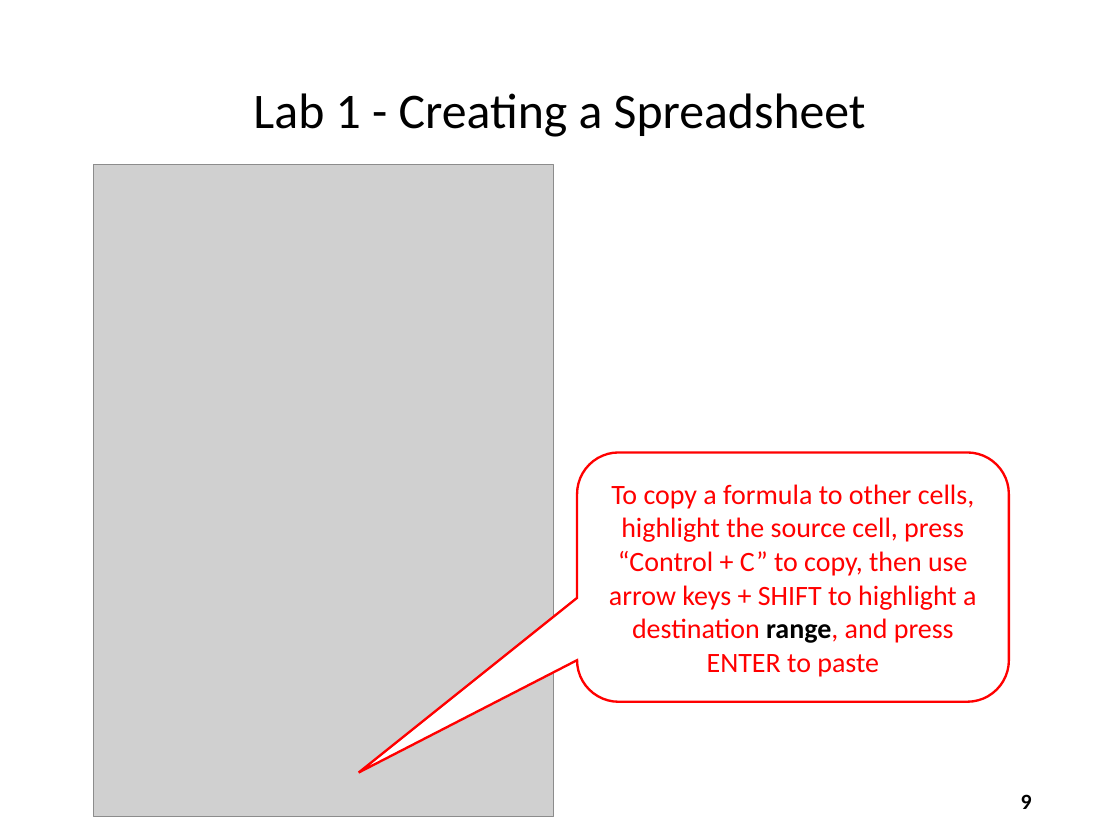
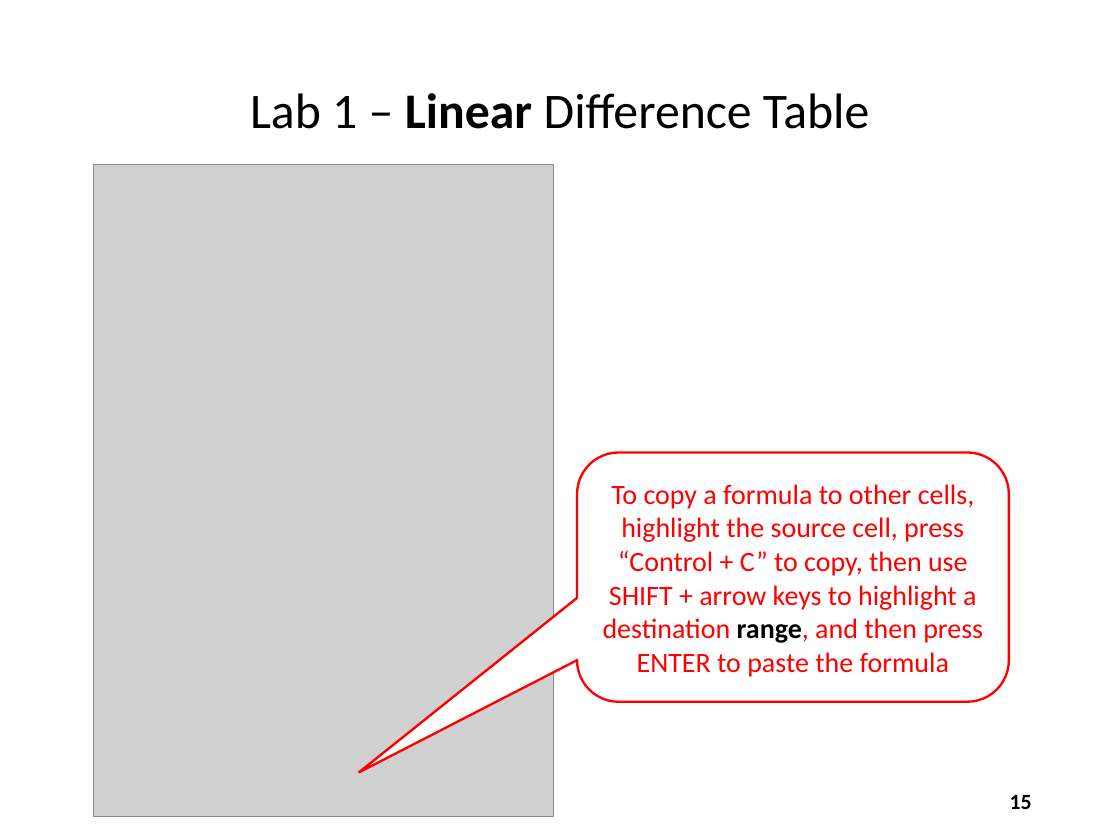
Before and after one commit to dbiersach/scicomp301-cpp-linux, a slide deck: slide 15 of session23/Session 23 - Difference Tables, Least Squares.pptx (slide 9 before the commit). Drawn at 1120x840 pixels with LibreOffice and Linux fonts; fonts in the diff are those of the drawing; grey boxes stand for pictures. Boxes give left, top, right and bottom in pixels: in the first picture for what was removed or moved away, otherwise in the second. Text is boxed around its words. In the diff, an @@ line names an element or a change of style, - is before the commit and + after.

```diff
--- a/session23/Session 23 - Difference Tables, Least Squares.pptx
+++ b/session23/Session 23 - Difference Tables, Least Squares.pptx
@@ title at [250, 93, 869, 129]: text changed @@
-Lab 1 - Creating a Spreadsheet
+Lab 1 – Linear Difference Table
@@ text in rounded speech box at [603, 484, 983, 677]: text changed @@
-To copy a formula to other cells, highlight the source cell, press “Control + C” to copy, then use arrow keys + SHIFT to highlight a destination range, and press ENTER to paste
+To copy a formula to other cells, highlight the source cell, press “Control + C” to copy, then use SHIFT + arrow keys to highlight a destination range, and then press ENTER to paste the formula
@@ page number at [1010, 795, 1032, 809]: text changed @@
-9
+15
```
Also in this commit, not shown: 38 other slides changed, 12 slides added, 1 slide removed, 1 other file.
